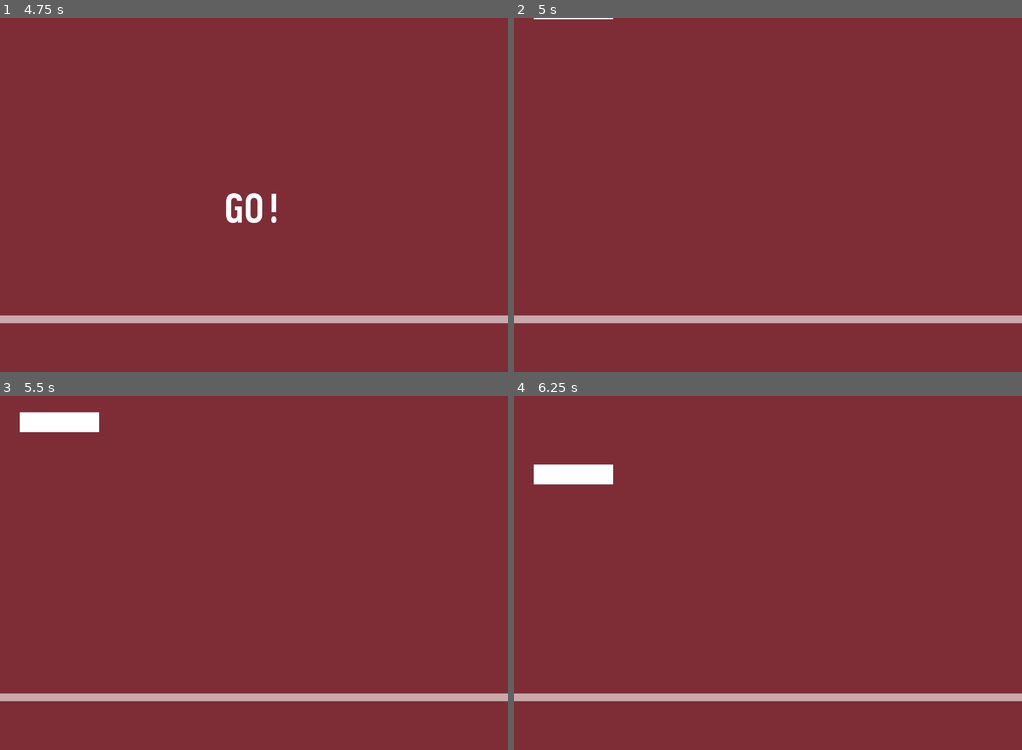
Above: before the commit, frames 1-4 (two rows, left to right).
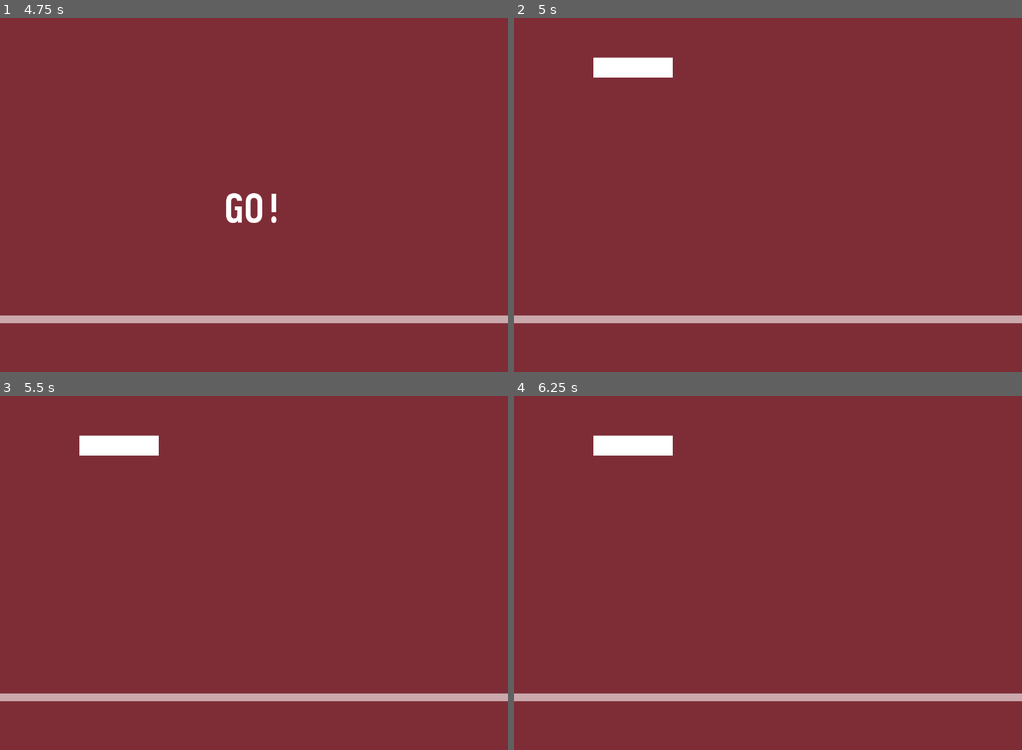
Above: after the commit, the same moments.

Repository: codemonsters/re-play
Game: Godot game, scene res://Main.tscn
Same seed, same stepped clock (60 frames per second), same inputs: the game is played once before the commit and once after it.
Inputs:
- Up to frame 1 (4.75 s): tap Enter at 0.5, 2.75, 4.25 s; tap Space at 1.25, 3.5 s
- Up to frame 2 (5 s): no input
- Up to frame 3 (5.5 s): no input
- Up to frame 4 (6.25 s): no input

Frame 1 is identical in both runs. In frame 2, 1.0% of the frame differs, in the area x 3-32%, y 0-17%; in frame 3, 1.8%, in the area x 3-32%, y 4-17%; in frame 4, 1.8%.

Commit message:
Generar rect programáticamente

Diff:
--- a/src/minigames/rythm/Main.gd
+++ b/src/minigames/rythm/Main.gd
@@ -34,6 +34,9 @@
 # Constante velocidad (nº de ticks para bajar las piezas)
 const speed_ticks = 20
 
+# DEBUGGING
+var new_rect
+
 var speed
 
 const assets_dir = "res://assets/"
@@ -47,8 +50,15 @@
 	notes_file.close()
 	randomize()
 	tempo = rand_range(0.2, 0.25)
-	speed = (bar_distance+((piece_height)/2)-bar_height)/(speed_ticks*tempo) # Nos llevó 25 minutos descubrir esta ecuación. No caigas en el mismo error de tratar de entenderla.
+	# Nos llevó 25 minutos descubrir esta ecuación. No caigas en el mismo error de tratar de entenderla.
+	speed = (bar_distance + ((piece_height) / 2) - bar_height) / (speed_ticks * tempo)
 	prepare_queues()
+
+	#DEBUGGING
+	new_rect = ColorRect.new()
+	$Background.add_child(new_rect)
+
+
 
 func count_down():
 	$Background/Countdown.set_text(str(current_countdown))
@@ -101,7 +111,13 @@
 
 func _process(delta):
 	if game_started:
-		$Background/ColorRect.rect_position.y = $Background/ColorRect.rect_position.y+speed*delta
+		#$Background/ColorRect.rect_position.y = $Background/ColorRect.rect_position.y+speed*delta
+		#new_rect.rect_position.y = new_rect.rect_position.y+speed*delta
+		new_rect.rect_size.x = 200
+		new_rect.rect_size.y = 50
+		new_rect.rect_position.x = 200
+		new_rect.rect_position.y = 100
+
 
 func time_tick():
 	if current_countdown != 5:
--- a/src/minigames/rythm/Main.tscn
+++ b/src/minigames/rythm/Main.tscn
@@ -48,14 +48,6 @@
 "_edit_use_anchors_": false
 }
 
-[node name="ColorRect" type="ColorRect" parent="Background"]
-margin_left = 50.0
-margin_top = -50.0
-margin_right = 250.0
-__meta__ = {
-"_edit_use_anchors_": false
-}
-
 [node name="Timer" type="Timer" parent="."]
 
 [node name="AudioStreamPlayer" type="AudioStreamPlayer" parent="."]
